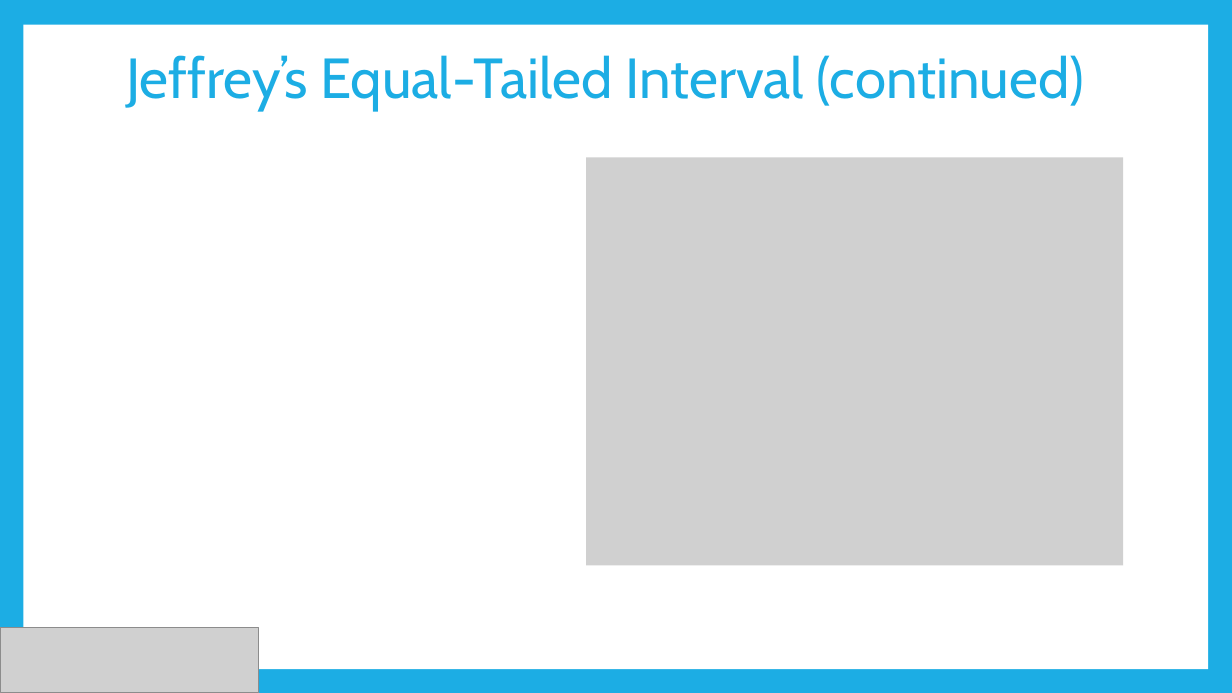
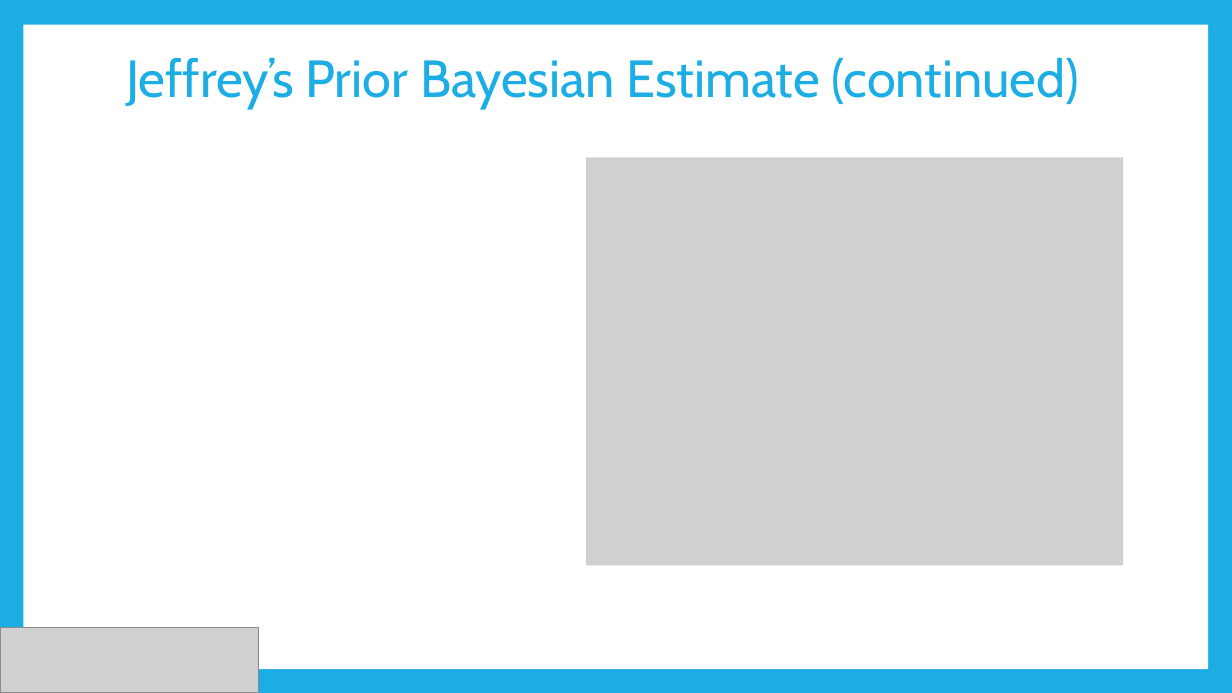
Before and after one commit to dsasson48/estimators_222, a slide deck: slide 6 of 222_presentation.pptx. Drawn at 1232x693 pixels with LibreOffice and Linux fonts; fonts in the diff are those of the drawing; grey boxes stand for pictures. Boxes give left, top, right and bottom in pixels: in the first picture for what was removed or moved away, otherwise in the second. Text is boxed around its words. In the diff, an @@ line names an element or a change of style, - is before the commit and + after.

Commit message:
Updated slides abt Bayesian

```diff
--- a/222_presentation.pptx
+++ b/222_presentation.pptx
@@ text at [126,58,1079,108]: text changed; size 44 to 40.7 pt @@
-Jeffrey’s Equal-Tailed Interval (continued)
+Jeffrey’s Prior Bayesian Estimate (continued)
```
Also in this commit, not shown: 3 other slides changed.
